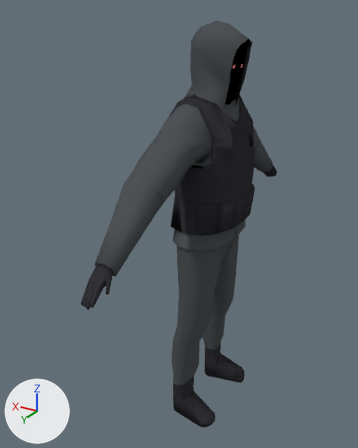
One commit to the Blender file SourceAssets/Characters/HiddenHand/Soldier/Animations/HH_Soldier_CoverIdle_Anim.blend: the scene before it, then after it.
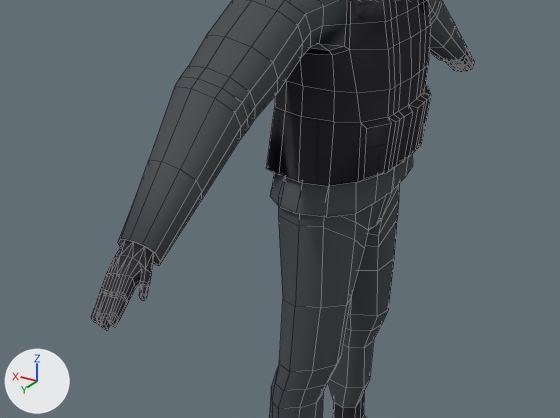
There are two pictures of each version: one whole from a 50 mm camera at (-1.063, 2.047, 2.048) aimed at (0.125, 0.067, 1.058), one close up on the part from 9% to 90% of the width and 31% to 79% of the height. Arrows for +X, +Y and +Z are at lower left; the lights stay in place. The last two pictures show the newer version. The close-ups show mesh edges as thin lines. The same objects are shown in both versions, whatever each file hides.

The scene before the commit, as lines of its bpy script (objects in view):
```python
me_cylinder = bpy.data.meshes.new('Cylinder')
me_cylinder.from_pydata(...)  # 1226 vertices, 1236 faces; spans x -0.21..0.15, y -0.92..0.92, z 0.0..2.01
# faces by material slot: [77, 368, 611, 180]
me_cylinder.materials.append(mat_head)  # picture img_hiddenhand_solider1_head
me_cylinder.materials.append(mat_body)  # picture img_hiddenhand_soldier1_body
me_cylinder.materials.append(mat_boots)  # picture img_handboots
me_cylinder.materials.append(mat_material_001)  # picture img_hiddenhand_bodyarmor
ob_mesh = bpy.data.objects.new('Mesh', me_cylinder)
ob_mesh.location = (0.0, 0.0, 0.0)
```
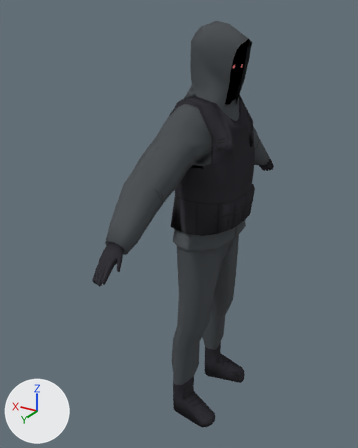
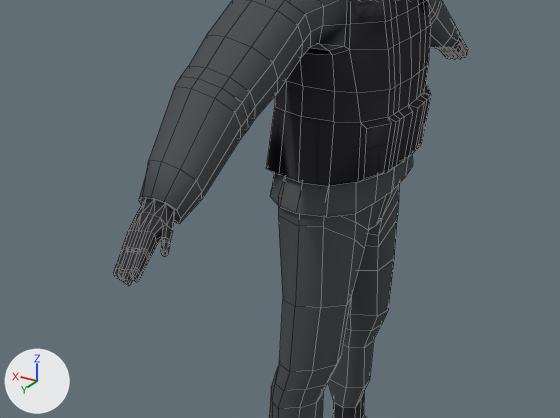
Location of each change, [x1, y1, x2, y2] in pixels of the close-ups (560 x 418 px; the box of a moved part takes in the faces that stretch with it):
'Mesh', reshaped
    before: [91, 0, 474, 418]
    after: [114, 0, 468, 418]
part 1 of me_cylinder, moved or reshaped
    before: [91, 160, 202, 331]
    after: [114, 160, 202, 286]
part 2 of me_cylinder, moved or reshaped
    before: [429, 25, 474, 72]
    after: [434, 25, 468, 59]

Patch to the scene script:
```diff
--- a/SourceAssets/Characters/HiddenHand/Soldier/Animations/HH_Soldier_CoverIdle_Anim.blend.py
+++ b/SourceAssets/Characters/HiddenHand/Soldier/Animations/HH_Soldier_CoverIdle_Anim.blend.py
@@ me_cylinder @@
 # used by ob_mesh; location = (0.0, 0.0, 0.0)
-me_cylinder.from_pydata(...)  # 1226 vertices, 1236 faces; spans x -0.21..0.15, y -0.92..0.92, z 0.0..2.01
+me_cylinder.from_pydata(...)  # 1226 vertices, 1236 faces; spans x -0.21..0.15, y -0.85..0.85, z 0.0..2.01
+# me_cylinder part 1: all 306 vertices in x -0.05..0.06, y 0.77..0.92, z 1.06..1.2 are moved by (0.0, -0.07, 0.06)
+# me_cylinder part 2: all 241 vertices in x -0.05..0.06, y -0.92..-0.77, z 1.06..1.2 are moved by (0.0, 0.07, 0.06)
 me_cylinder.materials.append(mat_head)
```
